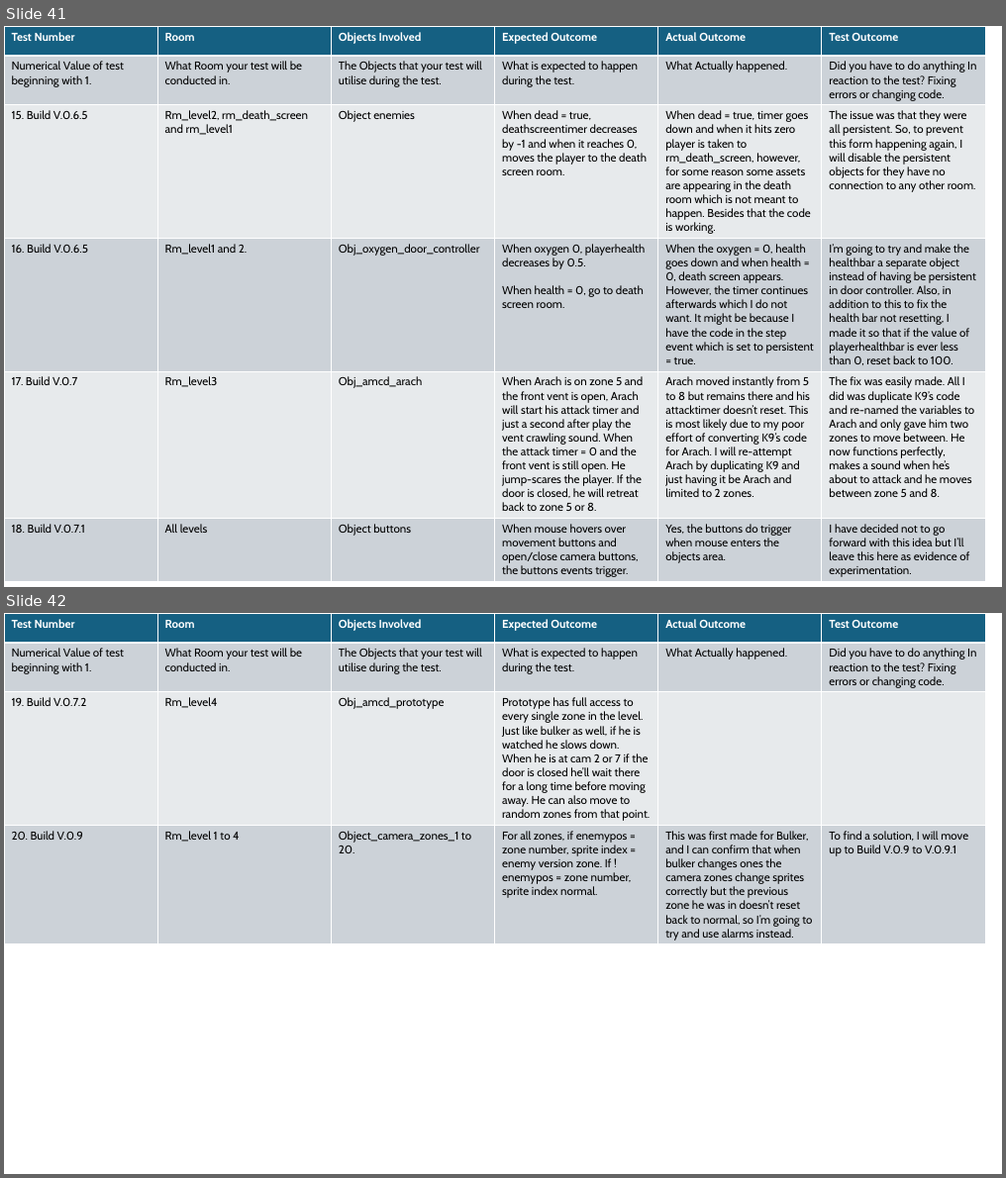
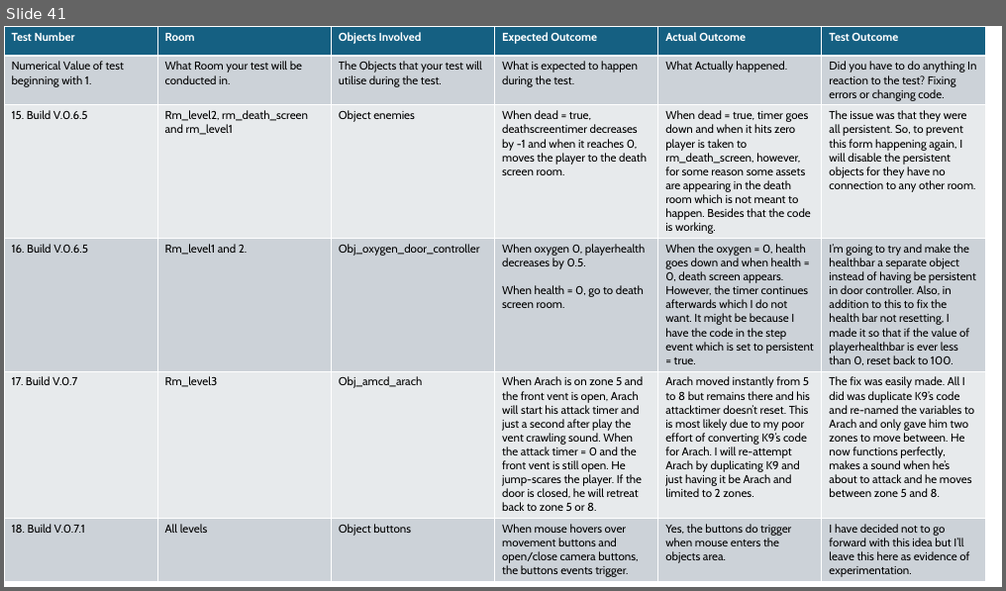
Before and after one commit to QuotedTrain5221/Critical-Failure-3, a slide deck: Logs/Development Log and Alpha Testing.pptx. Shown one above the other, each under a label of ours: slides 41 and 42 before the commit, slide 41 after it. The pictures are 1006x1178 and 1006x591 pixels, drawn with LibreOffice and Linux fonts; fonts in the diff are those of the drawing. Boxes give left, top, right and bottom in pixels: in the first picture for what was removed or moved away, otherwise in the second. Text is boxed around its words. In the diff, an @@ line names an element or a change of style, - is before the commit and + after.

```diff
--- a/Logs/Development Log and Alpha Testing.pptx
+++ b/Logs/Development Log and Alpha Testing.pptx
@@ slide 42 removed at (4, 613, 1002, 1174), background #FFFFFF @@
@@ table removed at (4, 613, 987, 954), 4 rows, 6 columns @@
-Test Number | Room | Objects Involved | Expected Outcome | Actual Outcome | Test Outcome
-Numerical Value of test beginning with 1. | What Room your test will be conducted in. | The Objects that your test will utilise during the test. | What is expected to happen during the test. | What Actually happened. | Did you have to do anything In reaction to the test? Fixing errors or changing code.
-19. Build V.0.7.2 | Rm_level4 | Obj_amcd_prototype | Prototype has full access to every single zone in the level. Just like bulker as well, if he is watched he slows down. When he is at cam 2 or 7 if the door is closed he’ll wait there for a long time before moving away. He can also move to random zones from that point. |  | 
-20. Build V.0.9 | Rm_level 1 to 4 | Object_camera_zones_1 to 20. | For all zones, if enemypos = zone number, sprite index = enemy version zone. If !enemypos = zone number, sprite index normal. | This was first made for Bulker, and I can confirm that when bulker changes ones the camera zones change sprites correctly but the previous zone he was in doesn’t reset back to normal, so I’m going to try and use alarms instead. | To find a solution, I will move up to Build V.0.9 to V.0.9.1
```
Also in this commit, not shown: 7 slides added, 31 other files.
